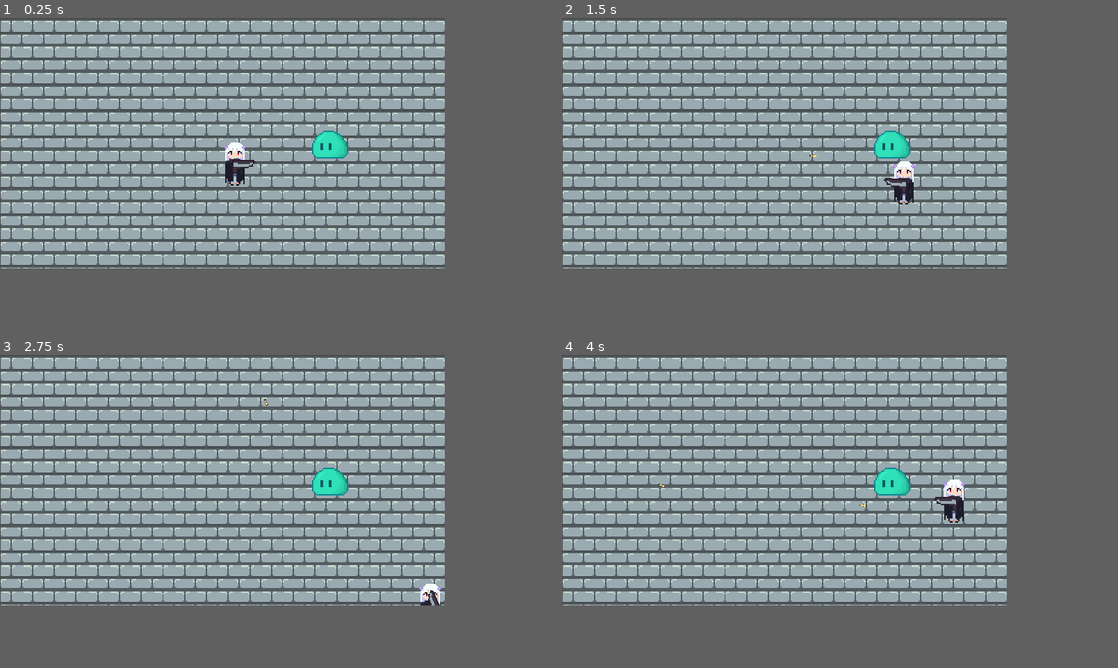
Above: before the commit, frames 1-4 (two rows, left to right).
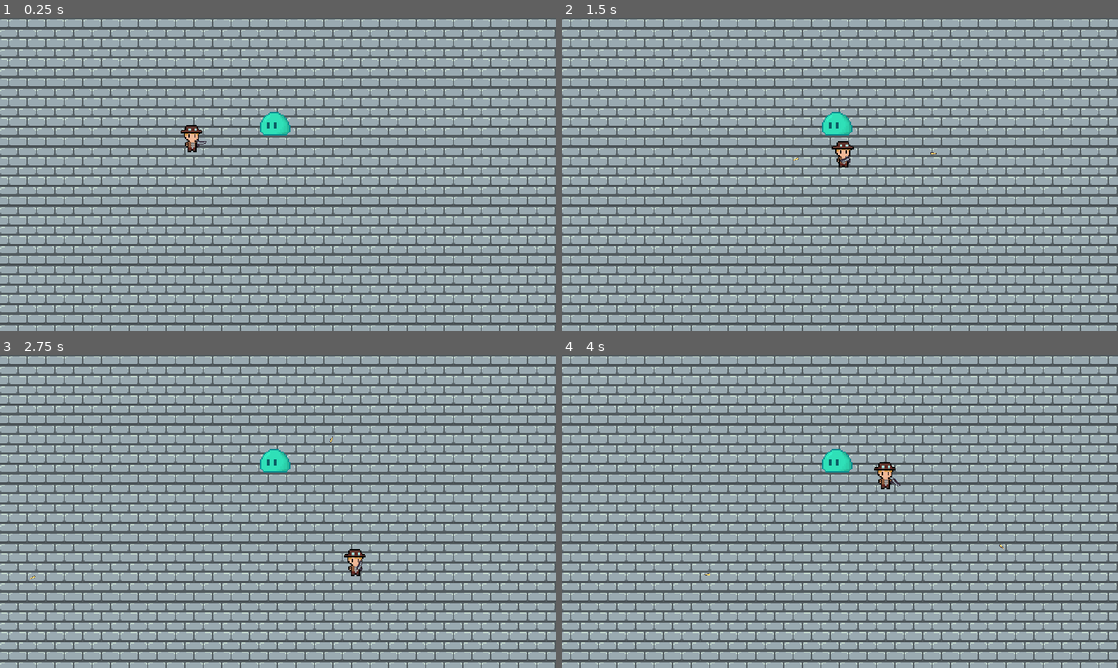
Above: after the commit, the same moments.

Repository: WAIWAI-PARTY/Life-after-people
Game: Godot game, scene res://World.tscn
Two runs of this game, one before a commit and one after it. Both use one fixed random seed, a clock stepped at 60 frames per second and the inputs below.
Inputs (mouse positions are in pixels of both pictures, inside the frame that each line leads up to):
- Up to frame 1 (0.25 s): no input
- Up to frame 2 (1.5 s): tap Enter at 0.5 s; move the mouse to (884, 130) at 0.52 s; press the mouse at (884, 130) at 0.53 s; hold D (ui_right) 0.53-1.28 s; move the mouse to (695, 155) at 1.27 s; release the mouse at (695, 155) at 1.28 s; hold S (ui_down) from 1.28 s (still down); click (695, 155) at 1.35 s
- Up to frame 3 (2.75 s): move the mouse to (266, 423) at 2.02 s; release S (ui_down) at 2.03 s; press the mouse at (266, 423) at 2.03 s; hold D (ui_right) from 2.03 s (still down)
- Up to frame 4 (4 s): move the mouse to (762, 530) at 2.77 s; release D (ui_right) at 2.78 s; release the mouse at (762, 530) at 2.78 s; hold W (ui_up) 2.78-3.53 s; click (762, 530) at 2.85 s; move the mouse to (917, 517) at 3.52 s; press the mouse at (917, 517) at 3.53 s; hold A (ui_left) from 3.53 s (still down)
In our replay, the window is 640x360 before the commit and 800x450 after it. These sizes can differ from the game's own. Grey fills any space a smaller window leaves; there, only what the larger window draws over its background counts as a difference.

The runs differ from the first frame. In frame 1, 45% of the frame differs, in the area x 0-100%, y 0-100%; in frame 2, 44%; in frame 3, 44%; in frame 4, 44%.

Commit message:
litle update

Diff:
--- a/Player/Player.tscn
+++ b/Player/Player.tscn
@@ -1,15 +1,15 @@
 [gd_scene load_steps=3 format=2]
 
 [ext_resource path="res://Player/Player.gd" type="Script" id=1]
-[ext_resource path="res://imports/character.png" type="Texture" id=2]
+[ext_resource path="res://imports/oldcharacter.png" type="Texture" id=2]
 
 [node name="Player" type="KinematicBody2D"]
 script = ExtResource( 1 )
 __meta__ = {
-"_edit_horizontal_guides_": [ 4.91863 ]
+"_edit_horizontal_guides_": [ 4.91863, 2.99972, 4.83512 ]
 }
 
 [node name="Sprite" type="Sprite" parent="."]
-position = Vector2( 1, 0 )
+position = Vector2( -0.00112534, 0 )
 texture = ExtResource( 2 )
 flip_h = true
--- a/Weapons/Bullets.gd
+++ b/Weapons/Bullets.gd
@@ -1,6 +1,6 @@
 extends Area2D
 
-export var speed = 200
+export var speed = 150
 
 func _ready():
 	set_as_toplevel(true)
--- a/Weapons/Gun.gd
+++ b/Weapons/Gun.gd
@@ -12,9 +12,9 @@
 		# keep rotation_degrees between 0 and 360
 		rotation_degrees = fposmod(rotation_degrees, 360.0)
 		if rotation_degrees > 90 && rotation_degrees < 270:
-			$GunSprite.set_scale(Vector2(1,-1))
+			$GunSprite.set_scale(Vector2(0.5,-0.5))
 		else:
-			$GunSprite.set_scale(Vector2(1,1))
+			$GunSprite.set_scale(Vector2(0.5,0.5))
 
 
 	if Input.is_action_pressed("shoot") and can_fire:
--- a/Weapons/Gun.tscn
+++ b/Weapons/Gun.tscn
@@ -10,6 +10,7 @@
 }
 
 [node name="GunSprite" type="Sprite" parent="."]
+scale = Vector2( 0.5, 0.5 )
 texture = ExtResource( 2 )
 offset = Vector2( 12, 0 )
 region_rect = Rect2( 32, 12, 19, 12 )
--- a/World.tscn
+++ b/World.tscn
@@ -8,11 +8,10 @@
 [node name="World" type="Node"]
 
 [node name="Spawnfloorbrick" type="Sprite" parent="."]
-position = Vector2( 160.25, 97.5 )
-scale = Vector2( 0.977064, 1.09659 )
+position = Vector2( 240, 135 )
 texture = ExtResource( 2 )
 region_enabled = true
-region_rect = Rect2( -172, 0, 327, 176 )
+region_rect = Rect2( -172, 0, 480, 270 )
 
 [node name="YSort" type="YSort" parent="."]
 
@@ -23,4 +22,4 @@
 position = Vector2( 166.875, 103.5 )
 
 [node name="Gun" parent="Player" instance=ExtResource( 1 )]
-position = Vector2( 2.125, 6.75 )
+position = Vector2( 4.125, 6.5 )
--- a/project.godot
+++ b/project.godot
@@ -16,8 +16,8 @@
 
 [display]
 
-window/size/width=320
-window/size/height=180
+window/size/width=480
+window/size/height=270
 window/size/test_width=1600
 window/size/test_height=900
 window/vsync/use_vsync=false
Binary file removed: imports/enemy.aseprite
Binary file added: imports/oldcharacter.png
Not shown, added: imports/oldcharacter.png.import
